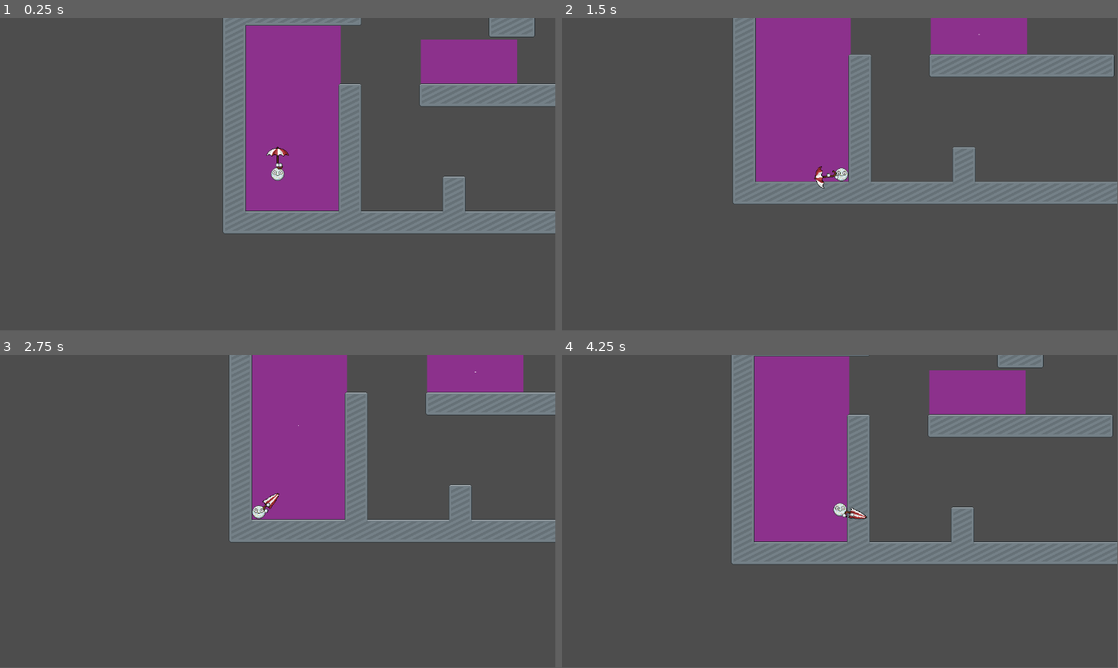
Above: before the commit, frames 1-4 (two rows, left to right).
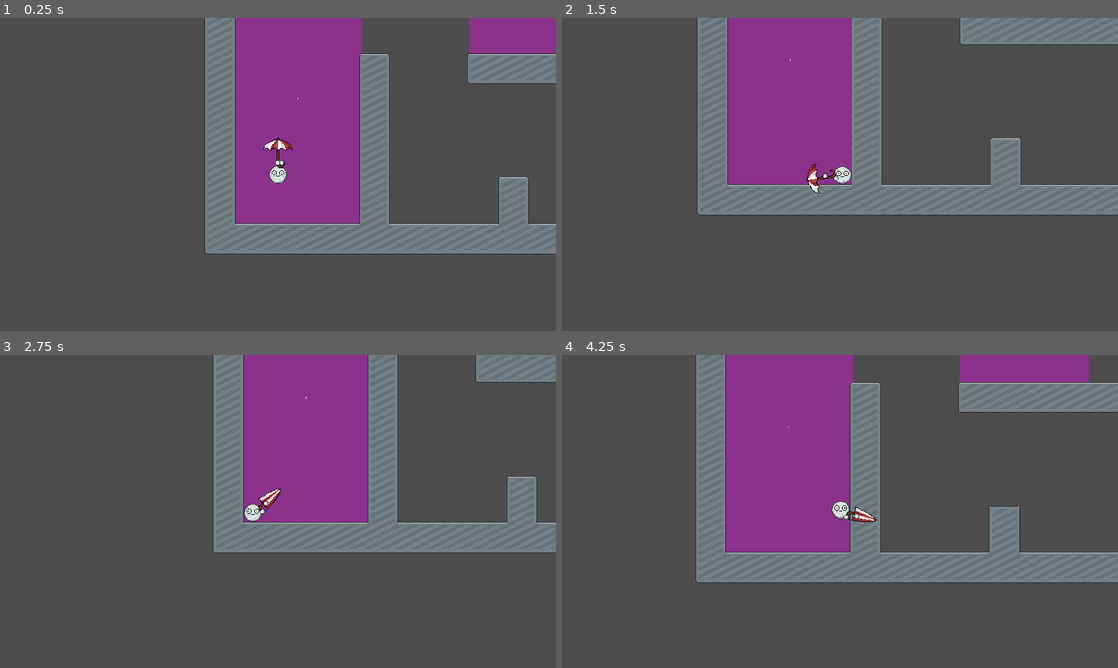
Above: after the commit, the same moments.

Repository: AnJ95/shiny-umbrella
Game: Godot game, scene res://scenes/tilemap/tilemap_test.tscn
Same seed, same stepped clock (60 frames per second), same inputs: the game is played once before the commit and once after it.
Inputs (mouse positions are in pixels of both pictures, inside the frame that each line leads up to):
- Up to frame 1 (0.25 s): no input
- Up to frame 2 (1.5 s): move the mouse to (962, 158) at 0.52 s; press the mouse at (962, 158) at 0.53 s; hold D (right) from 0.53 s (still down); tap W (up) at 0.77 s; move the mouse to (728, 190) at 1.27 s; release the mouse at (728, 190) at 1.28 s; click (728, 190) at 1.35 s
- Up to frame 3 (2.75 s): tap W (up) at 1.52 s; move the mouse to (333, 442) at 2.02 s; release D (right) at 2.03 s; press the mouse at (333, 442) at 2.03 s; hold A (left) from 2.03 s (still down)
- Up to frame 4 (4.25 s): move the mouse to (812, 574) at 2.77 s; release A (left) at 2.78 s; release the mouse at (812, 574) at 2.78 s; hold D (right) from 2.78 s (still down); click (812, 574) at 2.85 s; tap W (up) at 3.02, 3.77 s; move the mouse to (1006, 558) at 3.52 s; press the mouse at (1006, 558) at 3.53 s
In our replay, the window is 799x449 before the commit and 800x450 after it. These sizes can differ from the game's own. Grey fills any space a smaller window leaves; there, only what the larger window draws over its background counts as a difference.

The runs differ from the first frame. In frame 1, 23% of the frame differs, in the area x 36-100%, y 0-76%; in frame 2, 19%; in frame 3, 16%; in frame 4, 24%, in the area x 24-100%, y 0-73%.

Commit message:
display settings

Diff:
--- a/project.godot
+++ b/project.godot
@@ -14,6 +14,13 @@
 run/main_scene="res://scenes/tilemap/tilemap_test.tscn"
 config/features=PackedStringArray("4.3", "Mobile")
 config/icon="res://icon.svg"
+
+[display]
+
+window/size/viewport_width=864
+window/size/viewport_height=486
+window/stretch/mode="canvas_items"
+window/stretch/aspect="expand"
 
 [input]
 
@@ -51,6 +58,7 @@
 
 [layer_names]
 
+2d_physics/layer_8="Umbrella"
 2d_physics/layer_9="Wind"
 2d_physics/layer_10="Rain"
 
